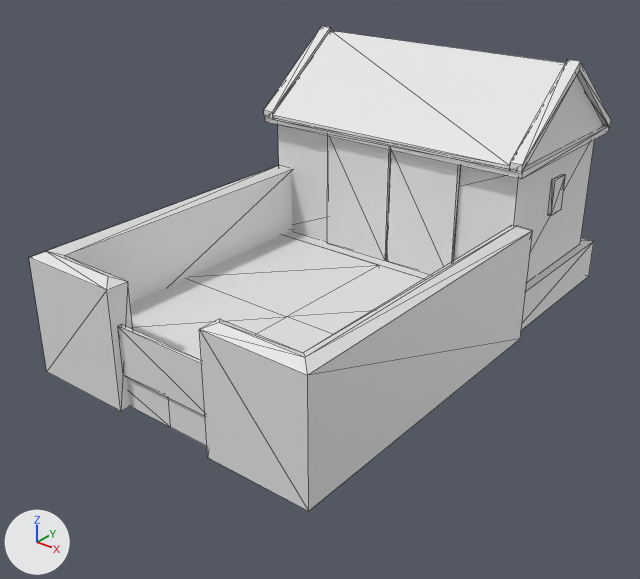
Two versions of the COLLADA model art/meshes/structural/cyrene/corral.dae, one commit apart.
One viewpoint serves both versions: a 50 mm camera at (13.06, -16.95, 10.62) aimed at (-0.08, -0.53, 0.44). The axes (+X, +Y, +Z) are drawn at lower left. The lights are the same throughout. The older version comes first. Mesh edges are drawn as thin lines. Where no turn or scale is listed for an object, it has been applied to the vertices.

The scene before the commit, as lines of its bpy script (objects in view):
```python
me_cubo_4575 = bpy.data.meshes.new('Cubo.4575')
me_cubo_4575.from_pydata(...)  # 193 vertices, 275 faces; spans x -4.26..4.29, y -6.35..7.42, z -0.86..6.06
me_cubo_4575.materials.append(mat_textura_cirene)  # white #e7e7e7
# before: 4 (-3.71, -6.08, -0.86), 6 (3.84, -6.08, -0.86), 14 (0.07, -6.08, -0.86) at pixel (170, 427)
ob_corral = bpy.data.objects.new('corral', me_cubo_4575)
ob_corral.location = (0.0, 0.0, 0.0)
```
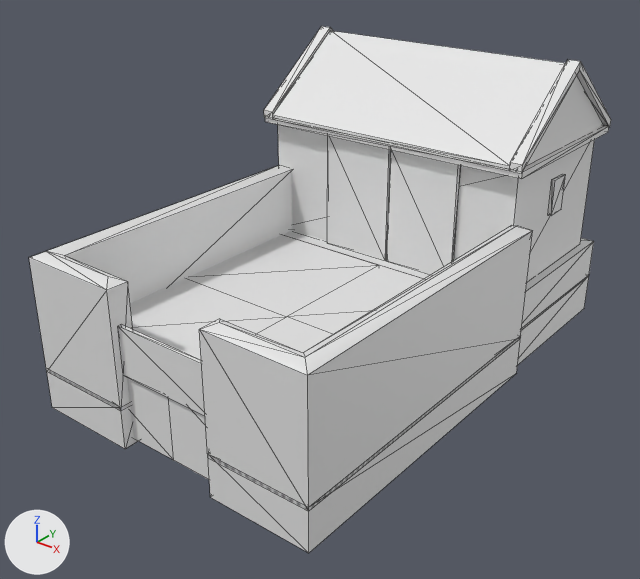
Where the newer file only moved an object's origin or applied its transform, the numbers keep the older frame.

What differs and where, as boxes (x1, y1, x2, y2) in the pictures (640 x 579 px; the box of a moved part takes in the faces that stretch with it):
'corral', reshaped (9% taller)
    before: (29, 26, 611, 511)
    after: (29, 26, 611, 553)
part 1 of me_cubo_4575, added
    after: (518, 276, 589, 364)
part 2 of me_cubo_4575, added
    after: (46, 370, 138, 449)
part 3 of me_cubo_4575, added
    after: (208, 337, 521, 553)
part 4 of me_cubo_4575, moved or reshaped
    before: (127, 377, 207, 446)
    after: (127, 377, 209, 479)

Edits to the bpy script that builds the scene:
```text
Change me_cubo_4575:
    used by ob_corral; location = (0.0, 0.0, 0.0)
    verts and faces of me_cubo_4575; kept vertices keep their numbers, new ones are numbered from 193
    remove me_cubo_4575.from_pydata(...)  # 193 vertices, 275 faces; spans x -4.26..4.29, y -6.35..7.42, z -0.86..6.06
    add me_cubo_4575.from_pydata(...)  # 237 vertices, 340 faces; spans x -4.26..4.29, y -6.35..7.42, z -1.97..6.06
    me_cubo_4575 part 1: the loose piece of 8 vertices spanning x -4.26..4.08, y 1.99..7.42, z -0.86..0.3 is copied, and the copy is moved by (0.0, 0.0, -1.1); it spans x -4.26..4.08, y 1.99..7.42, z -1.97..-0.81
    me_cubo_4575 part 2: the loose piece of 18 vertices spanning x -4.13..-1.31, y -6.35..2.53, z -0.86..2.38 is copied, and the copy is scaled about its middle by (1, 1, 0.373), then moved by (0.0, 0.0, -2.07); it spans x -4.13..-1.31, y -6.35..2.53, z -1.92..-0.71
    me_cubo_4575 part 3: the loose piece of 18 vertices spanning x 1.52..4.29, y -6.35..2.53, z -0.86..2.38 is copied, and the copy is scaled about its middle by (1, 1, 0.373), then moved by (0.0, 0.0, -2.07); it spans x 1.52..4.29, y -6.35..2.53, z -1.92..-0.71
    me_cubo_4575 part 4
    add for i in [4, 6, 14]: verts[i] += (0.0, 0.0, -0.9)
```
